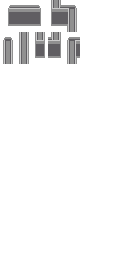
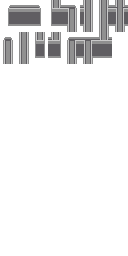
Layered file, before and after one edit (128 × 256). Changes by layer:
painted on "Layer" over (x1=80, y1=0, x2=128, y2=64)
